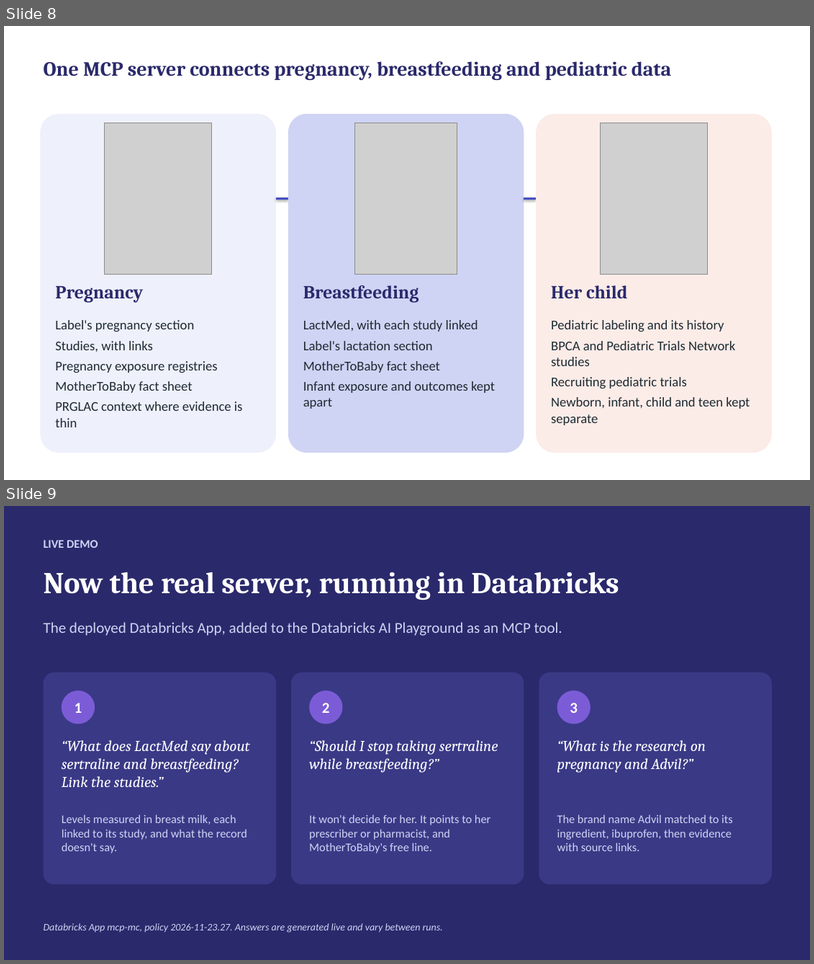
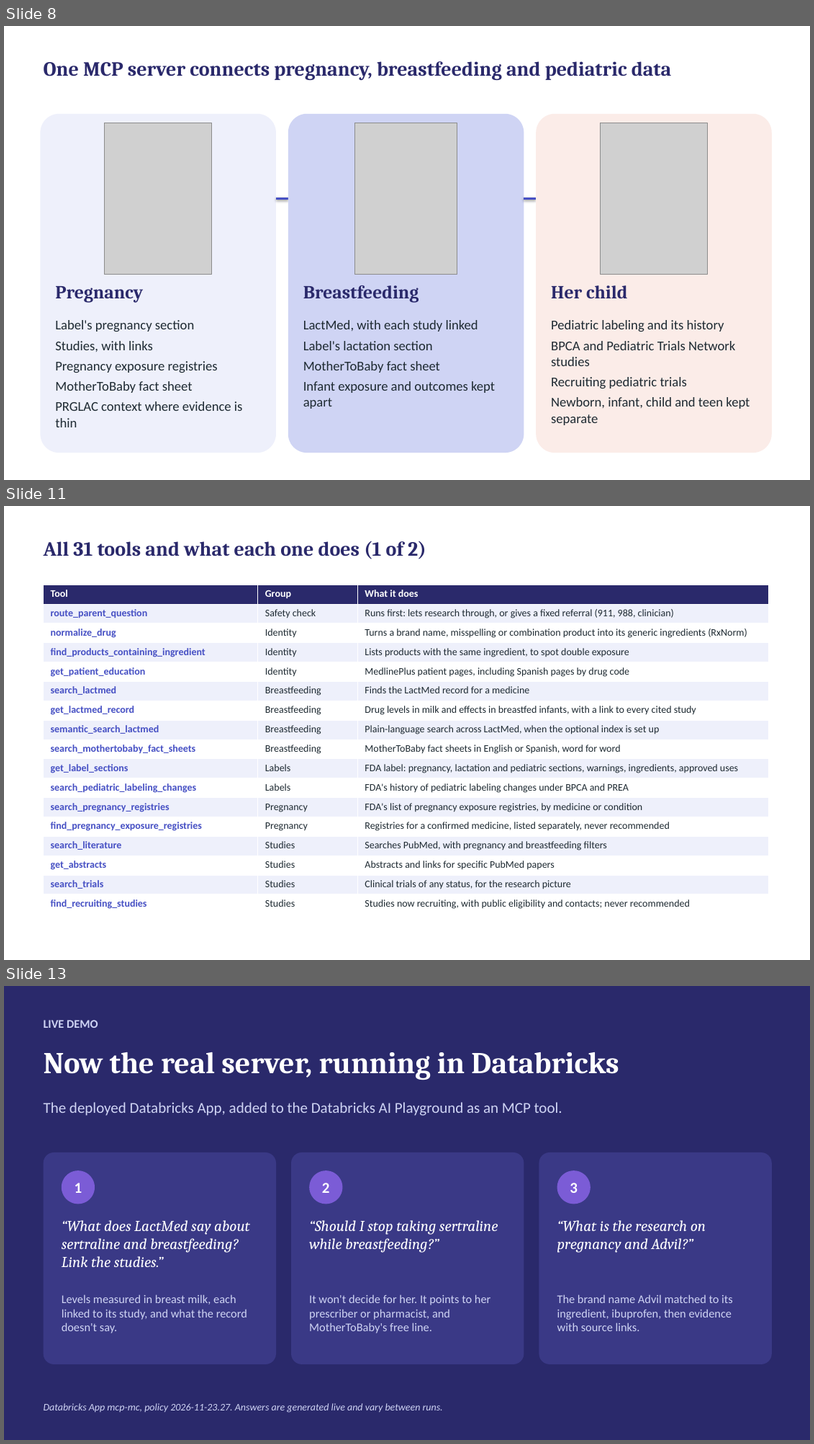
Before and after one commit to gpiat333/Parent-Child-Pharmacology-MCP, a slide deck: presentation/Parent-child Pharmacology MCP — Demo slides.pptx. Shown one above the other, each under a label of ours: slides 8 and 9 before the commit, slides 8, 11 and 13 after it; the slides between them are not shown. The pictures are 814x964 and 814x1444 pixels, drawn with LibreOffice and Linux fonts; fonts in the diff are those of the drawing; grey boxes stand for pictures. Boxes give left, top, right and bottom in pixels: in the first picture for what was removed or moved away, otherwise in the second. Text is boxed around its words. In the diff, an @@ line names an element or a change of style, - is before the commit and + after.

```diff
--- a/presentation/Parent-child Pharmacology MCP — Demo slides.pptx
+++ b/presentation/Parent-child Pharmacology MCP — Demo slides.pptx
@@ slide 11 added at (x1=4, y1=506, x2=810, y2=960), background #FFFFFF @@
@@ text added at (x1=44, y1=541, x2=427, y2=559), 24 pt, text #2A296B, bold @@
+All 31 tools and what each one does (1 of 2)
@@ table added at (x1=44, y1=584, x2=769, y2=914), 17 rows, 3 columns @@
+Tool | Group | What it does
+route_parent_question | Safety check | Runs first: lets research through, or gives a fixed referral (911, 988, clinician)
+normalize_drug | Identity | Turns a brand name, misspelling or combination product into its generic ingredients (RxNorm)
+find_products_containing_ingredient | Identity | Lists products with the same ingredient, to spot double exposure
+get_patient_education | Identity | MedlinePlus patient pages, including Spanish pages by drug code
+search_lactmed | Breastfeeding | Finds the LactMed record for a medicine
+get_lactmed_record | Breastfeeding | Drug levels in milk and effects in breastfed infants, with a link to every cited study
+semantic_search_lactmed | Breastfeeding | Plain-language search across LactMed, when the optional index is set up
+search_mothertobaby_fact_sheets | Breastfeeding | MotherToBaby fact sheets in English or Spanish, word for word
+get_label_sections | Labels | FDA label: pregnancy, lactation and pediatric sections, warnings, ingredients, approved uses
+search_pediatric_labeling_changes | Labels | FDA's history of pediatric labeling changes under BPCA and PREA
+search_pregnancy_registries | Pregnancy | FDA's list of pregnancy exposure registries, by medicine or condition
+find_pregnancy_exposure_registries | Pregnancy | Registries for a confirmed medicine, listed separately, never recommended
+search_literature | Studies | Searches PubMed, with pregnancy and breastfeeding filters
+get_abstracts | Studies | Abstracts and links for specific PubMed papers
+search_trials | Studies | Clinical trials of any status, for the research picture
+find_recruiting_studies | Studies | Studies now recruiting, with public eligibility and contacts; never recommended
@@ what was slide 9 is now slide 13 @@
```
Also in this commit, not shown: 4 other slides added, 2 other files.
